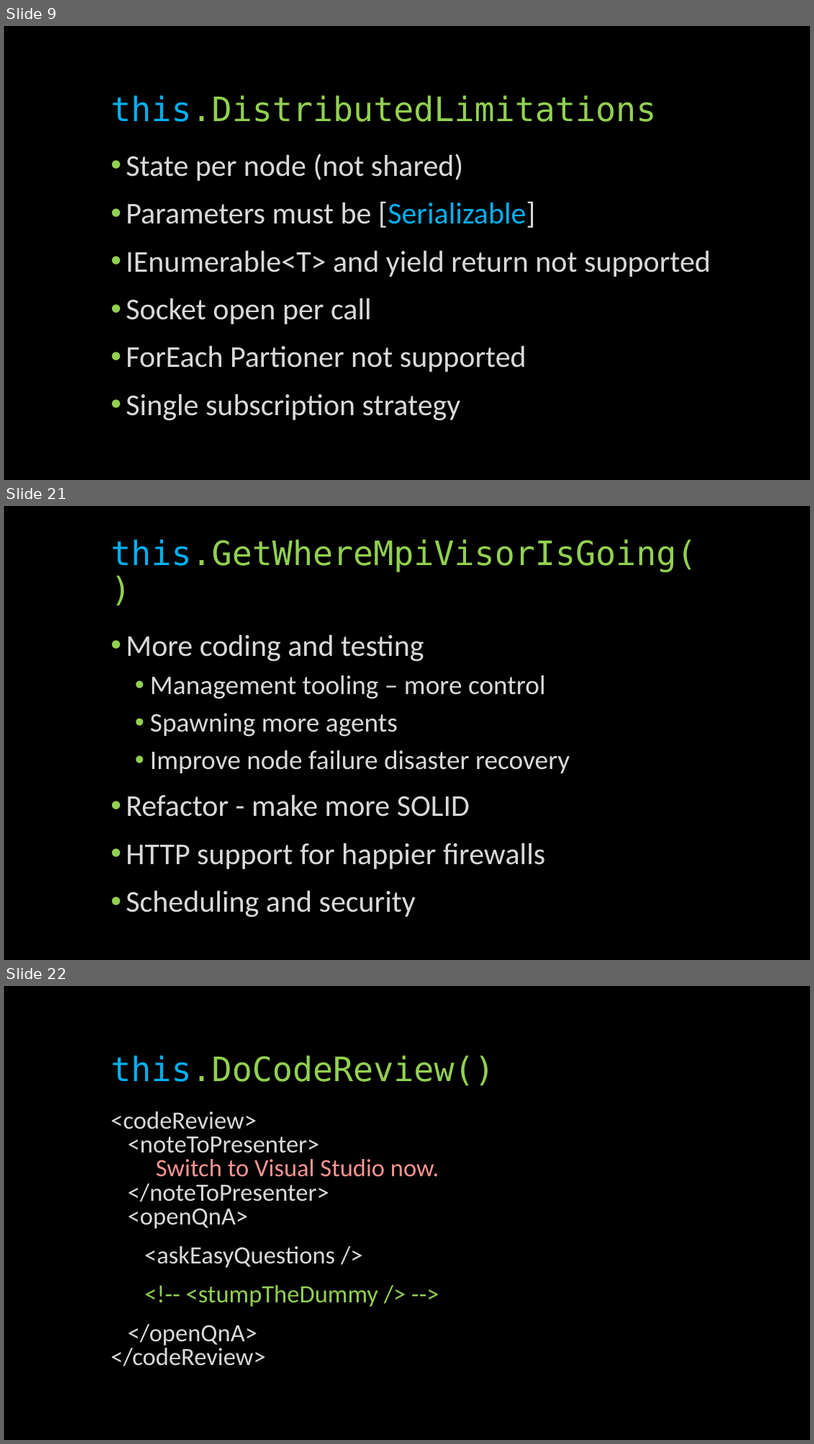
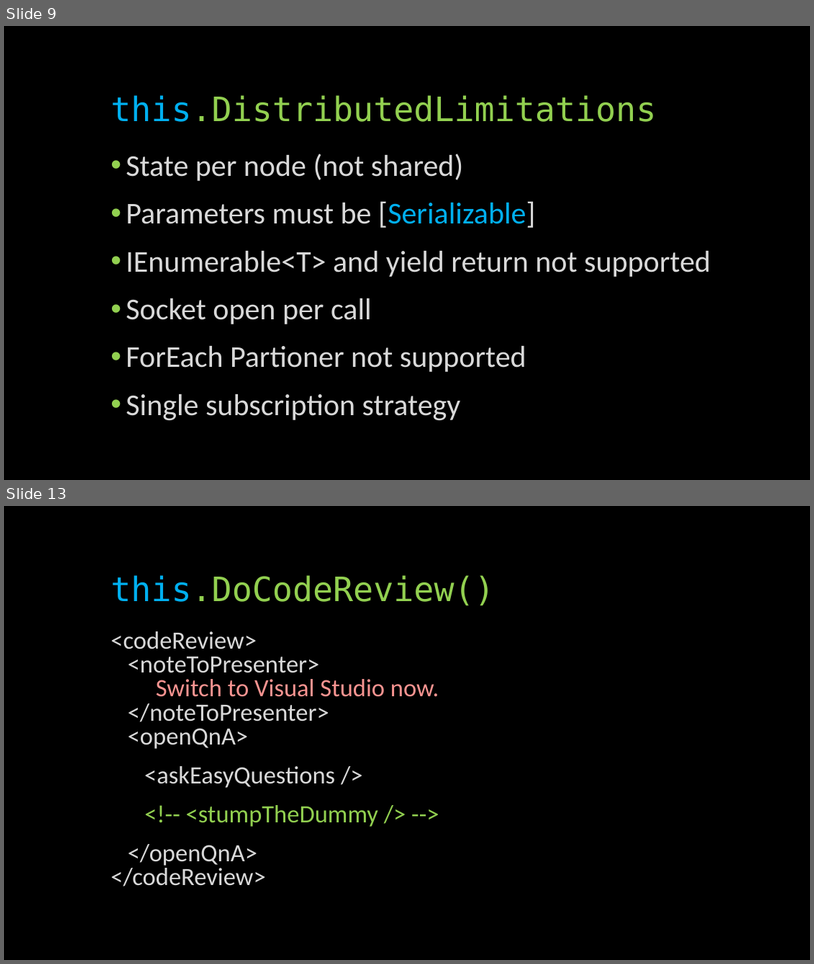
Before and after one commit to glennneiger/duovia-distributed, a slide deck: docs/distributed_demo.pptx. Shown one above the other, each under a label of ours: slides 9, 21 and 22 before the commit, slides 9 and 13 after it; the slides between them are not shown. The pictures are 814x1444 and 814x964 pixels, drawn with LibreOffice and Linux fonts; fonts in the diff are those of the drawing. Boxes give left, top, right and bottom in pixels: in the first picture for what was removed or moved away, otherwise in the second. Text is boxed around its words. In the diff, an @@ line names an element or a change of style, - is before the commit and + after.

```diff
--- a/docs/distributed_demo.pptx
+++ b/docs/distributed_demo.pptx
@@ slide 21 removed at (4, 506, 810, 960), background #000000 @@
@@ title removed at (111, 539, 697, 572) @@
-this.GetWhereMpiVisorIsGoing()
@@ text removed at (126, 635, 570, 917) @@
-• More coding and testing
-  • Management tooling – more control
-  • Spawning more agents
-  • Improve node failure disaster recovery
-• Refactor - make more SOLID
-• HTTP support for happier firewalls
-• Scheduling and security
@@ what was slide 22 is now slide 13 @@
```
Also in this commit, not shown: 1 slide changed, 3 slides added, 11 other slides removed.
